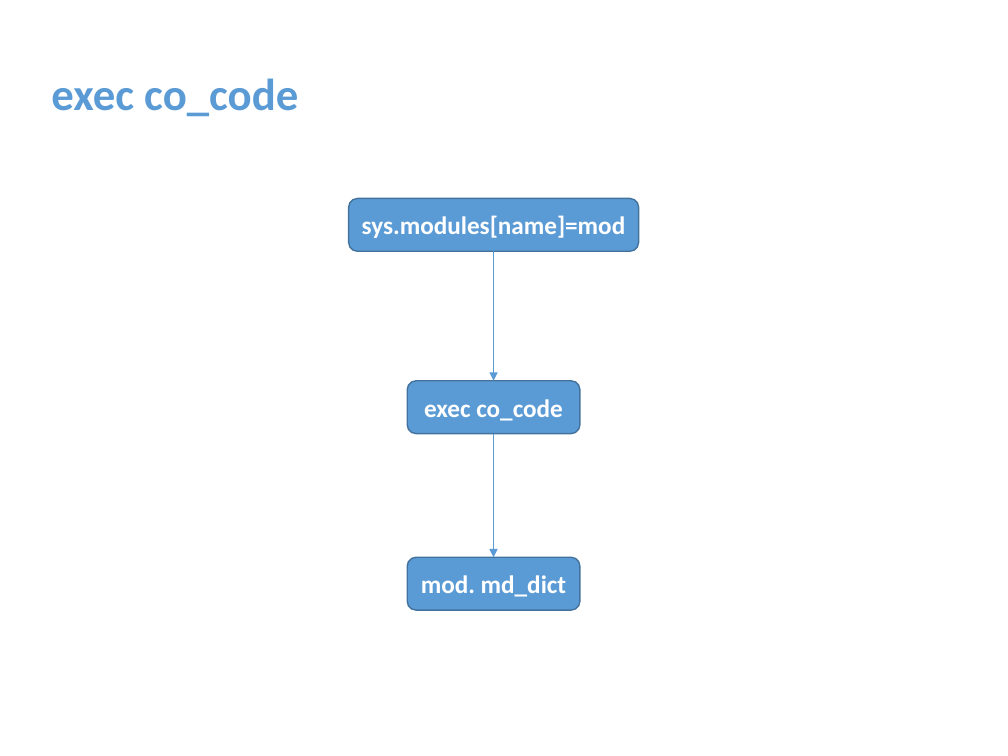
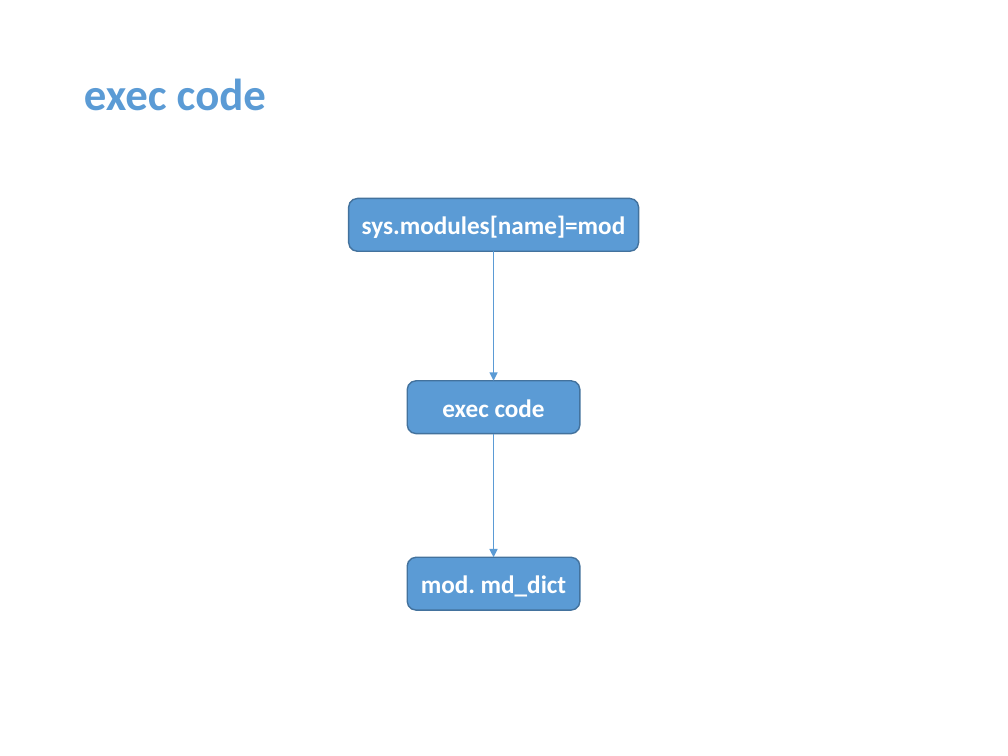
Before and after one commit to menfeng/studynote, a slide deck: slide 13 of python/source code/import/import.pptx. Drawn at 1008x756 pixels with LibreOffice and Linux fonts; fonts in the diff are those of the drawing. Boxes give left, top, right and bottom in pixels: in the first picture for what was removed or moved away, otherwise in the second. Text is boxed around its words. In the diff, an @@ line names an element or a change of style, - is before the commit and + after.

```diff
--- a/python/source code/import/import.pptx
+++ b/python/source code/import/import.pptx
@@ text at (84,78,266,111): text changed @@
-exec co_code
+exec code
@@ text in rounded rectangle at (442,399,545,417): text changed @@
-exec co_code
+exec code
```
Also in this commit, not shown: 2 other slides changed, 23 slides added, 5 slides removed.
